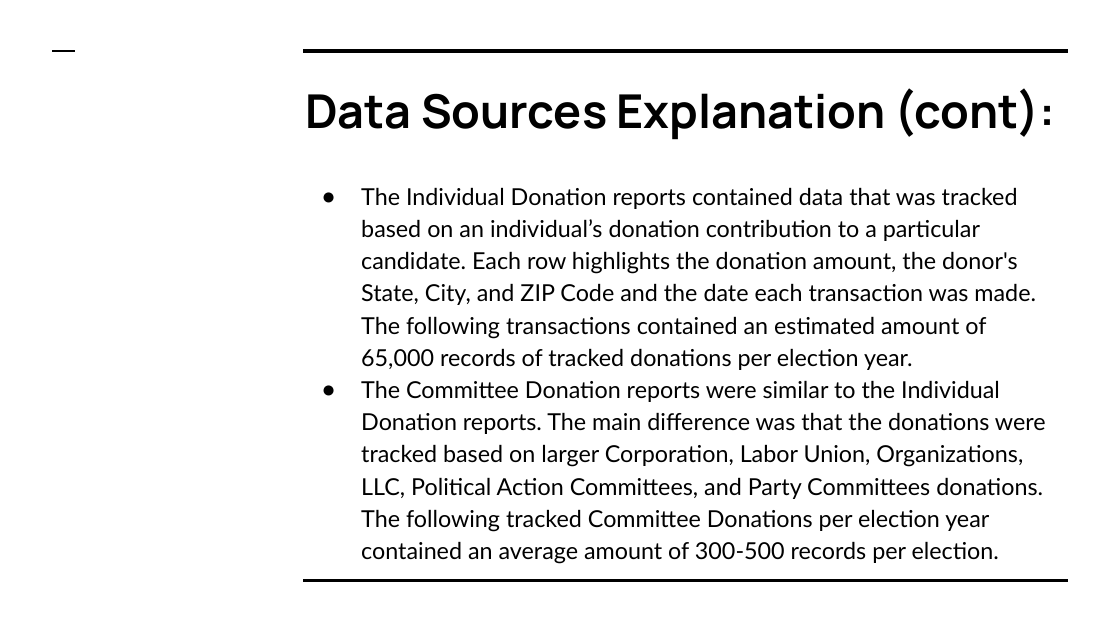
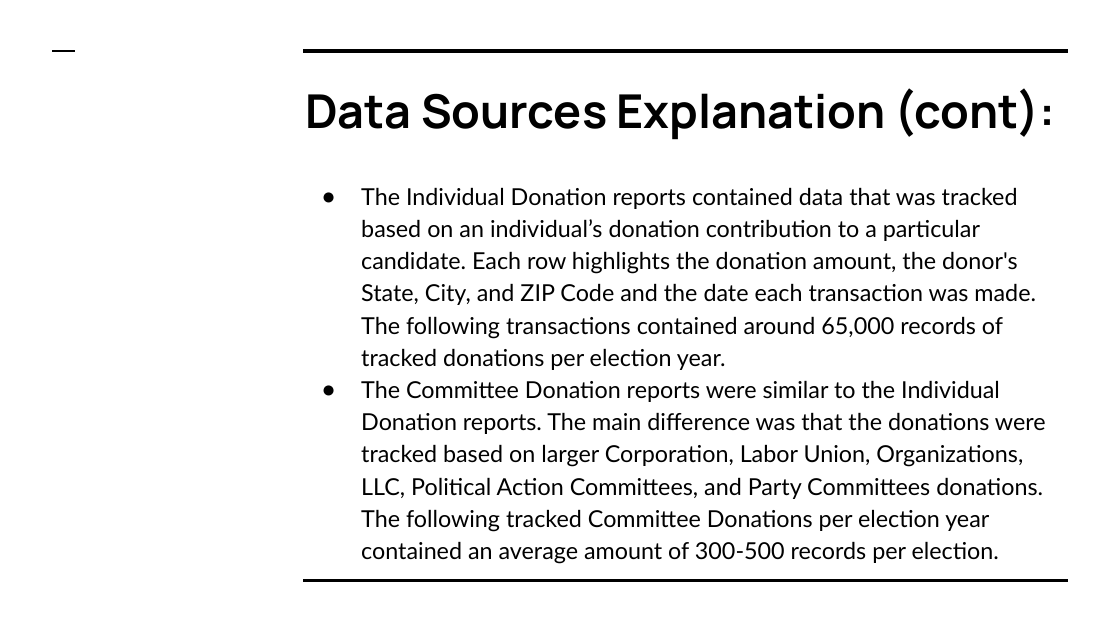
Before and after one commit to ssheggrud/Mod_20_Project, a slide deck: slide 8 of Presentation/Group5Presentation.pptx. Drawn at 1120x630 pixels with LibreOffice and Linux fonts; fonts in the diff are those of the drawing. Boxes give left, top, right and bottom in pixels: in the first picture for what was removed or moved away, otherwise in the second. Text is boxed around its words. In the diff, an @@ line names an element or a change of style, - is before the commit and + after.

```diff
--- a/Presentation/Group5Presentation.pptx
+++ b/Presentation/Group5Presentation.pptx
@@ text at (361, 187, 1036, 370): text changed @@
-● The Individual Donation reports contained data that was tracked based on an individual’s donation contribution to a particular candidate. Each row highlights the donation amount, the donor's State, City, and ZIP Code and the date each transaction was made. The following transactions contained an estimated amount of 65,000 records of tracked donations per election year.
+● The Individual Donation reports contained data that was tracked based on an individual’s donation contribution to a particular candidate. Each row highlights the donation amount, the donor's State, City, and ZIP Code and the date each transaction was made. The following transactions contained around 65,000 records of tracked donations per election year.
```
Also in this commit, not shown: 14 other slides changed, 1 slide added.
